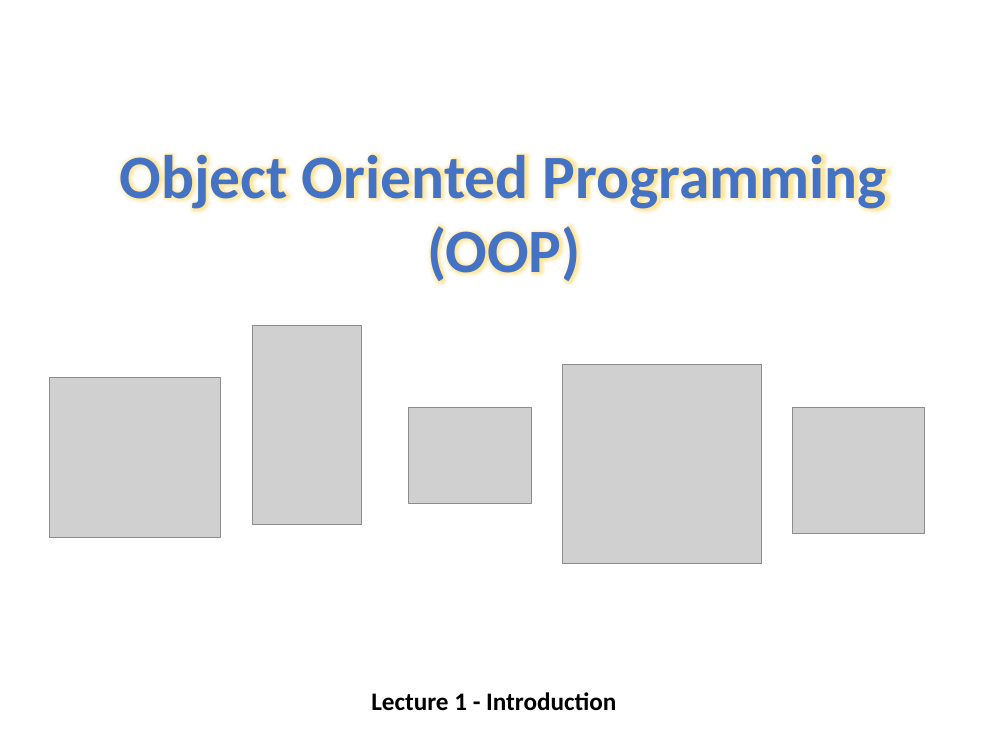
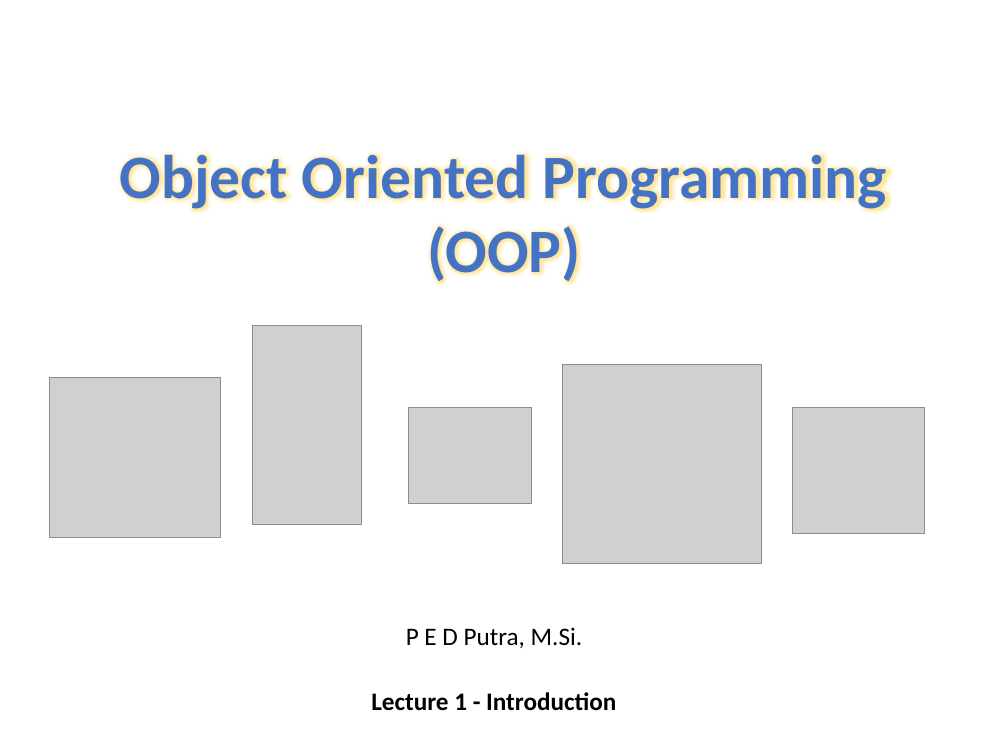
Before and after one commit to research-pedputra/main, a slide deck: slide 1 of docs/Lecture_001.pptx. Drawn at 1008x756 pixels with LibreOffice and Linux fonts; fonts in the diff are those of the drawing; grey boxes stand for pictures; background and template pictures are left out. Boxes give left, top, right and bottom in pixels: in the first picture for what was removed or moved away, otherwise in the second. Text is boxed around its words. In the diff, an @@ line names an element or a change of style, - is before the commit and + after.

```diff
--- a/docs/Lecture_001.pptx
+++ b/docs/Lecture_001.pptx
@@ text added at <box>406,627,583,648</box>, 18 pt, text #000000 @@
+P E D Putra, M.Si.
```
Also in this commit, not shown: 8 other files.
